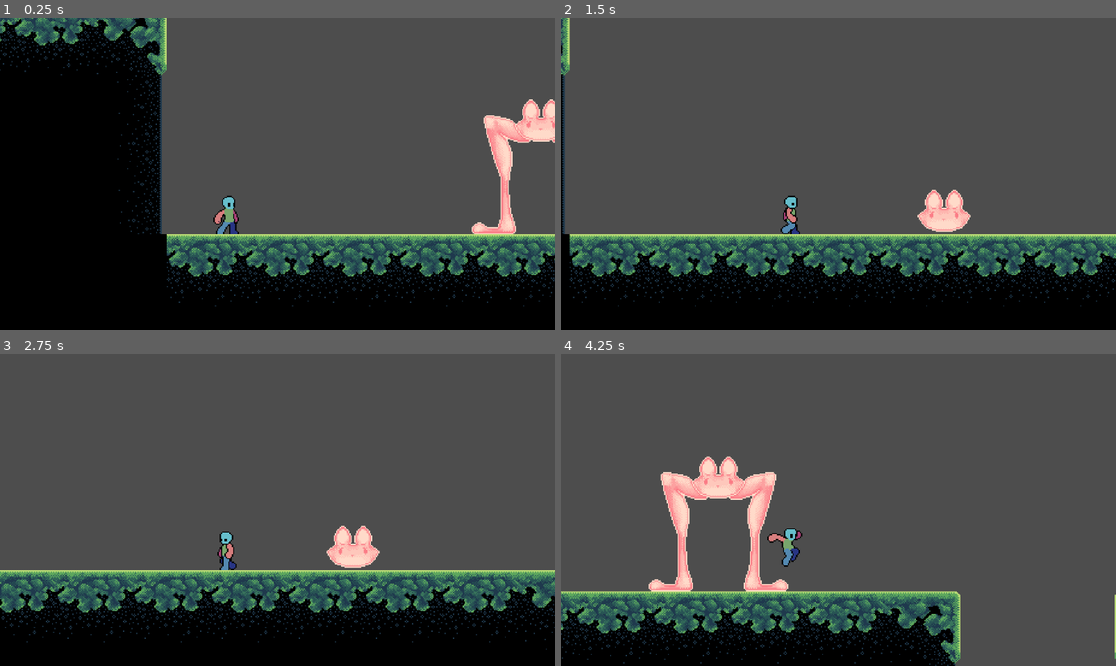
Above: before the commit, frames 1-4 (two rows, left to right).
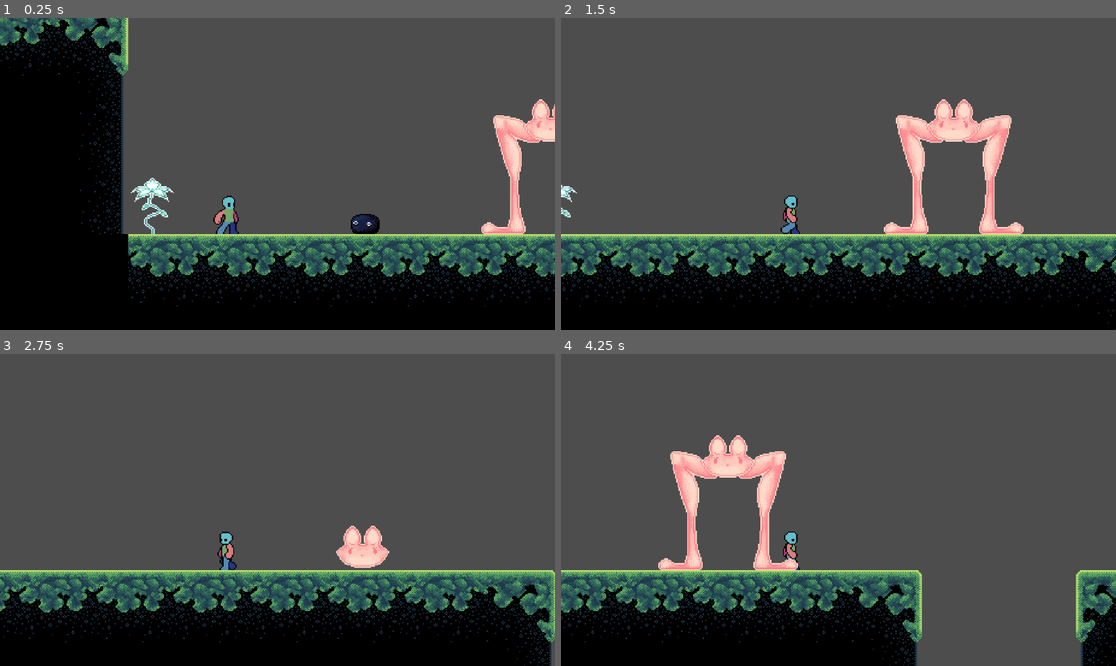
Above: after the commit, the same moments.

Repository: 7riciu/shiba-arcade-platformer-game
Game: Godot game, scene res://scenes/game.tscn
The game is run twice, just before and just after one commit, with the same random seed, the same clock (stepped at 60 frames per second) and the same inputs.
Inputs (mouse positions are in pixels of both pictures, inside the frame that each line leads up to):
- Up to frame 1 (0.25 s): no input
- Up to frame 2 (1.5 s): tap Enter at 0.5 s; move the mouse to (960, 158) at 0.52 s; hold Right (Right) from 0.53 s (still down); click (960, 158) at 0.6 s; tap Space (Jump) at 0.77 s; move the mouse to (727, 189) at 1.27 s; click (727, 189) at 1.35 s
- Up to frame 3 (2.75 s): tap Space (Jump) at 1.52 s; move the mouse to (333, 441) at 2.02 s; release Right (Right) at 2.03 s; hold Left (Left) from 2.03 s (still down); click (333, 441) at 2.1 s
- Up to frame 4 (4.25 s): move the mouse to (810, 572) at 2.77 s; release Left (Left) at 2.78 s; hold Right (Right) from 2.78 s (still down); click (810, 572) at 2.85 s; tap Space (Jump) at 3.02, 3.77 s; move the mouse to (1005, 556) at 3.52 s; click (1005, 556) at 3.6 s

The runs differ from the first frame. In frame 1, 18% of the frame differs, in the area x 0-100%, y 0-93%; in frame 2, 15%; in frame 3, 11%; in frame 4, 21%, in the area x 0-100%, y 26-100%.

Commit message:
I created a functional attack script for the bunny; I redesigned the basic enemy and added a new flower sprite

Diff:
--- a/scenes/moth.tscn
+++ b/scenes/basicEnemy.tscn
@@ -1,22 +1,15 @@
-[gd_scene load_steps=8 format=3 uid="uid://bxcn8flp64gha"]
+[gd_scene load_steps=7 format=3 uid="uid://bxcn8flp64gha"]
 
-[ext_resource type="Texture2D" uid="uid://clx3jlkx845lq" path="res://assets/moth.png" id="1_0cqwt"]
-[ext_resource type="Script" uid="uid://qiyn8j2mtexr" path="res://scripts/enemy.gd" id="1_o7qfg"]
-
-[sub_resource type="AtlasTexture" id="AtlasTexture_o7qfg"]
-atlas = ExtResource("1_0cqwt")
-region = Rect2(0, 0, 16, 16)
+[ext_resource type="Script" uid="uid://qiyn8j2mtexr" path="res://scripts/enemy.gd" id="1_6kswq"]
+[ext_resource type="Texture2D" uid="uid://bhsnndwnt3ann" path="res://assets/coal enemy.png" id="2_q5e8m"]
 
 [sub_resource type="AtlasTexture" id="AtlasTexture_2g3de"]
-atlas = ExtResource("1_0cqwt")
-region = Rect2(16, 0, 16, 16)
+atlas = ExtResource("2_q5e8m")
+region = Rect2(0, 0, 48, 48)
 
 [sub_resource type="SpriteFrames" id="SpriteFrames_mue2v"]
 animations = [{
 "frames": [{
-"duration": 1.0,
-"texture": SubResource("AtlasTexture_o7qfg")
-}, {
 "duration": 1.0,
 "texture": SubResource("AtlasTexture_2g3de")
 }],
@@ -25,28 +18,32 @@
 "speed": 5.0
 }]
 
-[sub_resource type="RectangleShape2D" id="RectangleShape2D_xi5yy"]
-size = Vector2(16, 16)
+[sub_resource type="CapsuleShape2D" id="CapsuleShape2D_mue2v"]
+radius = 8.0
+height = 24.0
 
 [sub_resource type="RectangleShape2D" id="RectangleShape2D_o7qfg"]
-size = Vector2(44, 16)
+size = Vector2(44, 17)
 
-[node name="Moth" type="CharacterBody2D" groups=["enemy"]]
+[node name="Basic enemy" type="CharacterBody2D" groups=["enemy"]]
 collision_layer = 2
-script = ExtResource("1_o7qfg")
+script = ExtResource("1_6kswq")
 
 [node name="AnimatedSprite2D" type="AnimatedSprite2D" parent="."]
 sprite_frames = SubResource("SpriteFrames_mue2v")
 animation = &"idle"
+autoplay = "idle"
 
 [node name="CollisionShape2D" type="CollisionShape2D" parent="."]
-shape = SubResource("RectangleShape2D_xi5yy")
+position = Vector2(0, 16)
+rotation = 1.5707964
+shape = SubResource("CapsuleShape2D_mue2v")
 
-[node name="AttackArea" type="Area2D" parent="."]
+[node name="AttackArea" type="Area2D" parent="." groups=["enemy"]]
 collision_layer = 2
 
 [node name="CollisionShape2D" type="CollisionShape2D" parent="AttackArea"]
-position = Vector2(1, 0)
+position = Vector2(0, 15.5)
 shape = SubResource("RectangleShape2D_o7qfg")
 
 [connection signal="body_entered" from="AttackArea" to="." method="_on_attack_area_body_entered"]
--- a/scenes/bloom.tscn
+++ /dev/null
@@ -1,25 +0,0 @@
-[gd_scene load_steps=4 format=3 uid="uid://c5qd2lrls7rtr"]
-
-[ext_resource type="Texture2D" uid="uid://cdrd545oagi4h" path="res://assets/bloom.png" id="1_qddbq"]
-
-[sub_resource type="AtlasTexture" id="AtlasTexture_fi4um"]
-atlas = ExtResource("1_qddbq")
-region = Rect2(0, 0, 16, 16)
-
-[sub_resource type="SpriteFrames" id="SpriteFrames_x6a7f"]
-animations = [{
-"frames": [{
-"duration": 1.0,
-"texture": SubResource("AtlasTexture_fi4um")
-}],
-"loop": true,
-"name": &"idle",
-"speed": 5.0
-}]
-
-[node name="bloom" type="Area2D"]
-
-[node name="AnimatedSprite2D" type="AnimatedSprite2D" parent="."]
-sprite_frames = SubResource("SpriteFrames_x6a7f")
-animation = &"idle"
-autoplay = "idle"
--- a/scenes/bunny.tscn
+++ /dev/null
@@ -1,85 +0,0 @@
-[gd_scene load_steps=9 format=3 uid="uid://kfje88tpa1jj"]
-
-[ext_resource type="Texture2D" uid="uid://cpe7nvvl3qvif" path="res://assets/bunny en.png" id="1_0sl5a"]
-
-[sub_resource type="AtlasTexture" id="AtlasTexture_qn21b"]
-atlas = ExtResource("1_0sl5a")
-region = Rect2(0, 0, 128, 112)
-
-[sub_resource type="AtlasTexture" id="AtlasTexture_ovlj1"]
-atlas = ExtResource("1_0sl5a")
-region = Rect2(128, 0, 128, 112)
-
-[sub_resource type="SpriteFrames" id="SpriteFrames_kdyof"]
-animations = [{
-"frames": [{
-"duration": 1.0,
-"texture": SubResource("AtlasTexture_qn21b")
-}, {
-"duration": 1.0,
-"texture": SubResource("AtlasTexture_ovlj1")
-}],
-"loop": true,
-"name": &"idle",
-"speed": 1.0
-}]
-
-[sub_resource type="CapsuleShape2D" id="CapsuleShape2D_ggkmg"]
-radius = 10.273757
-height = 46.49608
-
-[sub_resource type="Animation" id="Animation_l787c"]
-resource_name = "attack"
-tracks/0/type = "value"
-tracks/0/imported = false
-tracks/0/enabled = true
-tracks/0/path = NodePath("CollisionShape2D:position")
-tracks/0/interp = 1
-tracks/0/loop_wrap = true
-tracks/0/keys = {
-"times": PackedFloat32Array(0, 1),
-"transitions": PackedFloat32Array(1, 1),
-"update": 0,
-"values": [Vector2(-1.4210855e-14, -32), Vector2(1.6940659e-21, 43.000008)]
-}
-
-[sub_resource type="Animation" id="Animation_qchqy"]
-length = 0.001
-tracks/0/type = "value"
-tracks/0/imported = false
-tracks/0/enabled = true
-tracks/0/path = NodePath("CollisionShape2D:position")
-tracks/0/interp = 1
-tracks/0/loop_wrap = true
-tracks/0/keys = {
-"times": PackedFloat32Array(0),
-"transitions": PackedFloat32Array(1),
-"update": 0,
-"values": [Vector2(-1.4210855e-14, -32)]
-}
-
-[sub_resource type="AnimationLibrary" id="AnimationLibrary_mfjs7"]
-_data = {
-&"RESET": SubResource("Animation_qchqy"),
-&"attack": SubResource("Animation_l787c")
-}
-
-[node name="bunny" type="CharacterBody2D"]
-
-[node name="AnimatedSprite2D" type="AnimatedSprite2D" parent="."]
-light_mask = 2
-sprite_frames = SubResource("SpriteFrames_kdyof")
-animation = &"idle"
-autoplay = "idle"
-frame_progress = 0.26019254
-
-[node name="CollisionShape2D" type="CollisionShape2D" parent="."]
-position = Vector2(-1.4210855e-14, -32)
-scale = Vector2(1.752037, 0.4731582)
-shape = SubResource("CapsuleShape2D_ggkmg")
-
-[node name="AnimationPlayer" type="AnimationPlayer" parent="."]
-libraries = {
-&"": SubResource("AnimationLibrary_mfjs7")
-}
-speed_scale = 0.444
--- /dev/null
+++ b/scenes/bunnyEnemy.tscn
@@ -0,0 +1,71 @@
+[gd_scene load_steps=10 format=3 uid="uid://da707pn7kxhgb"]
+
+[ext_resource type="Script" uid="uid://wtg035rjm7ki" path="res://scripts/bunny.gd" id="1_1dgm7"]
+[ext_resource type="Texture2D" uid="uid://dqfev0cnflbdg" path="res://assets/bunny en.png" id="2_5n8w2"]
+[ext_resource type="Script" uid="uid://dmmfm7odvb3cq" path="res://scripts/bunny_detector.gd" id="3_q83pn"]
+
+[sub_resource type="AtlasTexture" id="AtlasTexture_q83pn"]
+atlas = ExtResource("2_5n8w2")
+region = Rect2(256, 0, 128, 112)
+
+[sub_resource type="AtlasTexture" id="AtlasTexture_ea7yk"]
+atlas = ExtResource("2_5n8w2")
+region = Rect2(128, 0, 128, 112)
+
+[sub_resource type="AtlasTexture" id="AtlasTexture_1dgm7"]
+atlas = ExtResource("2_5n8w2")
+region = Rect2(0, 0, 128, 112)
+
+[sub_resource type="SpriteFrames" id="SpriteFrames_q83pn"]
+animations = [{
+"frames": [{
+"duration": 1.0,
+"texture": SubResource("AtlasTexture_q83pn")
+}],
+"loop": true,
+"name": &"down",
+"speed": 5.0
+}, {
+"frames": [{
+"duration": 1.0,
+"texture": SubResource("AtlasTexture_ea7yk")
+}],
+"loop": true,
+"name": &"middle",
+"speed": 5.0
+}, {
+"frames": [{
+"duration": 1.0,
+"texture": SubResource("AtlasTexture_1dgm7")
+}],
+"loop": true,
+"name": &"up",
+"speed": 5.0
+}]
+
+[sub_resource type="CapsuleShape2D" id="CapsuleShape2D_2b4vr"]
+radius = 11.0
+height = 40.0
+
+[sub_resource type="RectangleShape2D" id="RectangleShape2D_rwwic"]
+size = Vector2(39, 20)
+
+[node name="Bunny" type="CharacterBody2D"]
+script = ExtResource("1_1dgm7")
+
+[node name="AnimatedSprite2D" type="AnimatedSprite2D" parent="."]
+sprite_frames = SubResource("SpriteFrames_q83pn")
+animation = &"up"
+autoplay = "up"
+
+[node name="CollisionShape2D" type="CollisionShape2D" parent="."]
+position = Vector2(0, -32)
+rotation = 1.5707964
+shape = SubResource("CapsuleShape2D_2b4vr")
+
+[node name="AttackArea" type="Area2D" parent="."]
+position = Vector2(0, 46)
+script = ExtResource("3_q83pn")
+
+[node name="CollisionShape2D" type="CollisionShape2D" parent="AttackArea"]
+shape = SubResource("RectangleShape2D_rwwic")
--- a/scenes/game.tscn
+++ b/scenes/game.tscn
@@ -1,10 +1,11 @@
-[gd_scene load_steps=9 format=3 uid="uid://3mqsv6xd2hde"]
+[gd_scene load_steps=10 format=3 uid="uid://3mqsv6xd2hde"]
 
 [ext_resource type="Texture2D" uid="uid://cnh6odempmpsn" path="res://assets/grass tile map.png" id="1_p57ef"]
 [ext_resource type="PackedScene" uid="uid://csq3dguqal5ee" path="res://scenes/player.tscn" id="1_uwrxv"]
-[ext_resource type="PackedScene" uid="uid://c2fifji6tx3yf" path="res://scenes/coin.tscn" id="3_lnu2h"]
 [ext_resource type="PackedScene" uid="uid://4slk18pq1dbu" path="res://scenes/killzone.tscn" id="4_iywne"]
-[ext_resource type="PackedScene" uid="uid://kfje88tpa1jj" path="res://scenes/bunny.tscn" id="7_u5sy4"]
+[ext_resource type="PackedScene" uid="uid://bxcn8flp64gha" path="res://scenes/basicEnemy.tscn" id="4_p57ef"]
+[ext_resource type="PackedScene" uid="uid://da707pn7kxhgb" path="res://scenes/bunnyEnemy.tscn" id="5_iywne"]
+[ext_resource type="PackedScene" uid="uid://dt6xg5vbu7ghp" path="res://scenes/startFlower.tscn" id="6_p57ef"]
 
 [sub_resource type="TileSetAtlasSource" id="TileSetAtlasSource_u5sy4"]
 texture = ExtResource("1_p57ef")
@@ -31,6 +32,7 @@
 [sub_resource type="WorldBoundaryShape2D" id="WorldBoundaryShape2D_lbhrr"]
 
 [node name="game" type="Node2D"]
+position = Vector2(-41, -30)
 
 [node name="TileMap" type="TileMap" parent="."]
 tile_set = SubResource("TileSet_gee14")
@@ -39,10 +41,10 @@
 layer_0/tile_data = PackedInt32Array(131071, 131072, 1, 65536, 131072, 1, 131070, 131072, 1, 65537, 131072, 1, 65538, 1 …(920 unchanged characters)…
 
 [node name="SpawnPoint" type="Marker2D" parent="."]
-position = Vector2(-106, -69)
+position = Vector2(-45, 56)
 
 [node name="Player" parent="." instance=ExtResource("1_uwrxv")]
-position = Vector2(-77, 56)
+position = Vector2(-45, 56)
 
 [node name="Camera2D" type="Camera2D" parent="Player"]
 position = Vector2(41, -42)
@@ -53,23 +55,19 @@
 limit_bottom = 192
 position_smoothing_speed = 4.0
 
-[node name="Coins" type="Node" parent="."]
-
-[node name="coin 1" parent="Coins" instance=ExtResource("3_lnu2h")]
-position = Vector2(-157, -137)
-
-[node name="coin 2" parent="Coins" instance=ExtResource("3_lnu2h")]
-position = Vector2(559, 53)
-
 [node name="killzone" parent="." instance=ExtResource("4_iywne")]
 position = Vector2(448, 199)
 
 [node name="CollisionShape2D" type="CollisionShape2D" parent="killzone"]
 shape = SubResource("WorldBoundaryShape2D_lbhrr")
 
-[node name="Bunnies" type="Node" parent="."]
+[node name="Basic enemy" parent="." instance=ExtResource("4_p57ef")]
+position = Vector2(69, 40)
 
-[node name="bunny" parent="Bunnies" instance=ExtResource("7_u5sy4")]
-position = Vector2(183, 8)
+[node name="Bunny" parent="." instance=ExtResource("5_iywne")]
+position = Vector2(223, 8)
+
+[node name="startFlower" parent="." instance=ExtResource("6_p57ef")]
+position = Vector2(-108, 40)
 
 [connection signal="body_entered" from="killzone" to="Player" method="_on_killzone_body_entered"]
--- a/scenes/killzone.tscn
+++ b/scenes/killzone.tscn
@@ -2,7 +2,7 @@
 
 [ext_resource type="Script" uid="uid://bg12umuvwajf3" path="res://scripts/killzone.gd" id="1_xlapc"]
 
-[node name="killzone" type="Area2D"]
+[node name="Killzone" type="Area2D"]
 script = ExtResource("1_xlapc")
 
 [node name="Timer" type="Timer" parent="."]
--- a/scenes/player.tscn
+++ b/scenes/player.tscn
@@ -353,13 +353,13 @@
 frame = 2
 frame_progress = 1.0
 
-[node name="CollisionShape2D" type="CollisionShape2D" parent="."]
+[node name="CollisionShape2D" type="CollisionShape2D" parent="." groups=["player"]]
 visibility_layer = 2
 z_index = 3
 position = Vector2(-1, -8)
 shape = SubResource("RectangleShape2D_jej6c")
 
-[node name="AttackArea" type="Area2D" parent="."]
+[node name="AttackArea" type="Area2D" parent="." groups=["player"]]
 collision_mask = 2
 
 [node name="CollisionShape2D" type="CollisionShape2D" parent="AttackArea"]
--- /dev/null
+++ b/scenes/startFlower.tscn
@@ -0,0 +1,39 @@
+[gd_scene load_steps=6 format=3 uid="uid://dt6xg5vbu7ghp"]
+
+[ext_resource type="Texture2D" uid="uid://c2r3kdcj1k6qm" path="res://assets/start flower.png" id="1_qd7ap"]
+
+[sub_resource type="AtlasTexture" id="AtlasTexture_5q1h8"]
+atlas = ExtResource("1_qd7ap")
+region = Rect2(48, 0, 48, 48)
+
+[sub_resource type="AtlasTexture" id="AtlasTexture_qd7ap"]
+atlas = ExtResource("1_qd7ap")
+region = Rect2(96, 0, 48, 48)
+
+[sub_resource type="AtlasTexture" id="AtlasTexture_movsm"]
+atlas = ExtResource("1_qd7ap")
+region = Rect2(0, 0, 48, 48)
+
+[sub_resource type="SpriteFrames" id="SpriteFrames_movsm"]
+animations = [{
+"frames": [{
+"duration": 1.0,
+"texture": SubResource("AtlasTexture_5q1h8")
+}, {
+"duration": 1.0,
+"texture": SubResource("AtlasTexture_qd7ap")
+}, {
+"duration": 1.0,
+"texture": SubResource("AtlasTexture_movsm")
+}],
+"loop": true,
+"name": &"idle",
+"speed": 3.0
+}]
+
+[node name="startFlower" type="CharacterBody2D"]
+
+[node name="AnimatedSprite2D" type="AnimatedSprite2D" parent="."]
+sprite_frames = SubResource("SpriteFrames_movsm")
+animation = &"idle"
+autoplay = "idle"
--- /dev/null
+++ b/scripts/bunny.gd
@@ -0,0 +1,40 @@
+extends CharacterBody2D
+
+@onready var bunny_sprite = $AnimatedSprite2D
+@onready var attack_area = $AttackArea
+@onready var player_ref = get_node("/root/game/Player")
+
+var frame_time: float = 0.5
+var up_frame_time: float = 1.5
+var down_frame_time: float = 1.5
+
+var is_down = false
+
+func _ready() -> void:
+	is_down = false
+	bunny_sprite.play("up")
+	$CollisionShape2D.position = Vector2(0, -32)
+	_smash_cycle()
+
+func _smash_cycle():
+	await get_tree().create_timer(up_frame_time).timeout
+	bunny_sprite.play("middle")
+	$CollisionShape2D.position = Vector2(0, -6)
+
+	await get_tree().create_timer(frame_time).timeout
+	bunny_sprite.play("down")
+	$CollisionShape2D.position = Vector2(0, 43)
+	is_down = true
+	if is_down and attack_area.is_entered:
+		player_ref.reset_player()
+
+	await get_tree().create_timer(down_frame_time).timeout
+	bunny_sprite.play("middle")
+	$CollisionShape2D.position = Vector2(0, -6)
+	is_down = false
+
+	await get_tree().create_timer(frame_time).timeout
+	bunny_sprite.play("up")
+	$CollisionShape2D.position = Vector2(0, -32)
+
+	_smash_cycle()
--- /dev/null
+++ b/scripts/bunny_detector.gd
@@ -0,0 +1,17 @@
+extends Area2D
+
+var is_entered = false
+
+func _ready():
+	self.body_entered.connect(_on_body_entered)
+	self.body_exited.connect(_on_body_exited)
+
+func _on_body_entered(body):
+	if body.is_in_group("player"):
+		is_entered = true
+		print("Bunny area entered")
+
+func _on_body_exited(body):
+	if body.is_in_group("player"):
+		is_entered = false
+		print("Bunny area exited")
Binary file removed: assets/bloom.png
Not shown, removed: assets/bloom.png.import
Binary file changed: assets/bunny en.png
Not shown, changed: assets/bunny en.png.import
Binary file added: assets/coal enemy.png
Not shown, changed: assets/coal enemy.png.import
Binary file removed: assets/coin.png
Not shown, removed: assets/coin.png.import
Binary file removed: assets/grass 1.0.png
Not shown, removed: assets/grass 1.0.png.import
Binary file removed: assets/grass 1.1.png
Not shown, removed: assets/grass 1.1.png.import
(and 16 more such lines)
